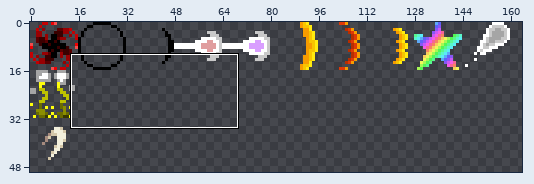
A sprite sheet gets an edit: src/kabam/rotmg/assets/EmbeddedAssets_lofiProjsBigEmbed_.png. Above: a wide view before the commit, with the close-up outlined.
Close-up. Old version:
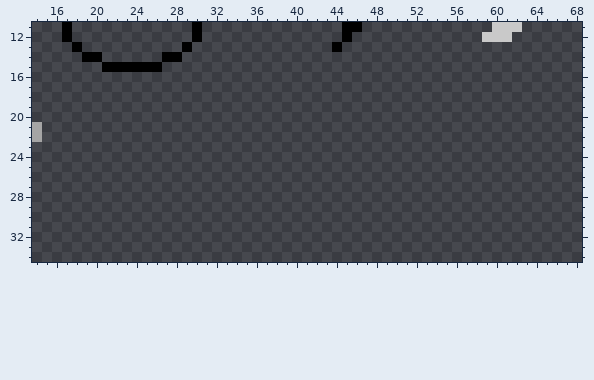
The file is 256x256 pixels. Colours within 5 levels of each other are drawn and written as one. Shown: x 14..68, y 11..34. The wide view leaves out empty margins.
The same view after the edit:
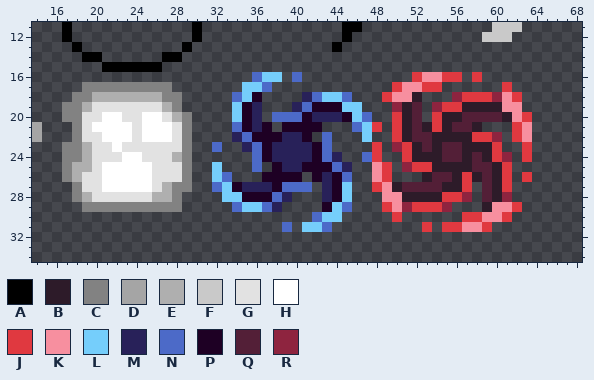
Palette (. is transparent): A #000000  B #2d1b29  C #828282  D #a5a5a5  E #afafaf  F #c9c9c9  G #e2e2e2  H #ffffff  J #e03940  K #f78f9f  L #75cefb  M #282159  N #4c6ac8  P #1e0024  Q #531f37  R #8e243f
Changes in this commit:
@@ x 14..68 @@
 15 .......AAAAAA..........................................
-16 .......................................................
-17 .......................................................
-18 .......................................................
-19 .......................................................
-20 .......................................................
-21 D......................................................
-22 D......................................................
-23 .......................................................
-24 .......................................................
-25 .......................................................
-26 .......................................................
-27 .......................................................
-28 .......................................................
-29 .......................................................
-30 .......................................................
-31 .......................................................
+16 ......................NLL.N...........JKKJJ.J..........
+17 .....CCCCCCCCC.......LLN............JKKJJ......J.......
+18 ....CCEEEEEEECC.....NLP....MNLLN...JKKB...RJJJRKJ......
+19 ...CCEGGGGGGGEC.....LPM...MNPPPLL...RBQ.RJJBBBBKK......
+20 ...CCGGHHGGHHGEC....LPM.NNNPMMMPLN..JBQ.JBBQQQQBKJ.....
+21 D...CGHHHHGHHHGC....NPMP.PPPP...NLJ.JBQBJBQQB...JK.....
+22 D...CGGHHHGHHHGC....MNPPPMMP.N...L..JBQQBBBBJJR.JK.....
+23 ...CCEGGHGGGGGGC..N..MNPMMMMPN....J.RJBQBQQBBBJ..J.....
+24 ...CCEGGGHHGGGEC......NPMMMMPNM..NJ..JBBBQQBQBJR.J.....
+25 ...CEEGHHHHHGGGC..L...N.PMMPPPNM..KJ.RJJBBBBQQBJ.......
+26 ...CEGGHHHHHGGGC..LN...PPPP.PMPN..KJ...BQQBJBQBJ.J.....
+27 ....CGGHHHHHGECC..NLPMMMPNNN.MPL..JKBQQQQBBJ.QBJ.......
+28 ....CEGGGGGGEEC....LLPPPNM...MPL...KKBBBBJJR.QBR.......
+29 .....CCCCCCCCCC.....NLLNM....PLN...JKRJJJR...BKKJ......
+30 ............................NLL.....J......JJKKJ.......
+31 .........................N.LLN.........J.JJKKJ.........
 32 .......................................................
